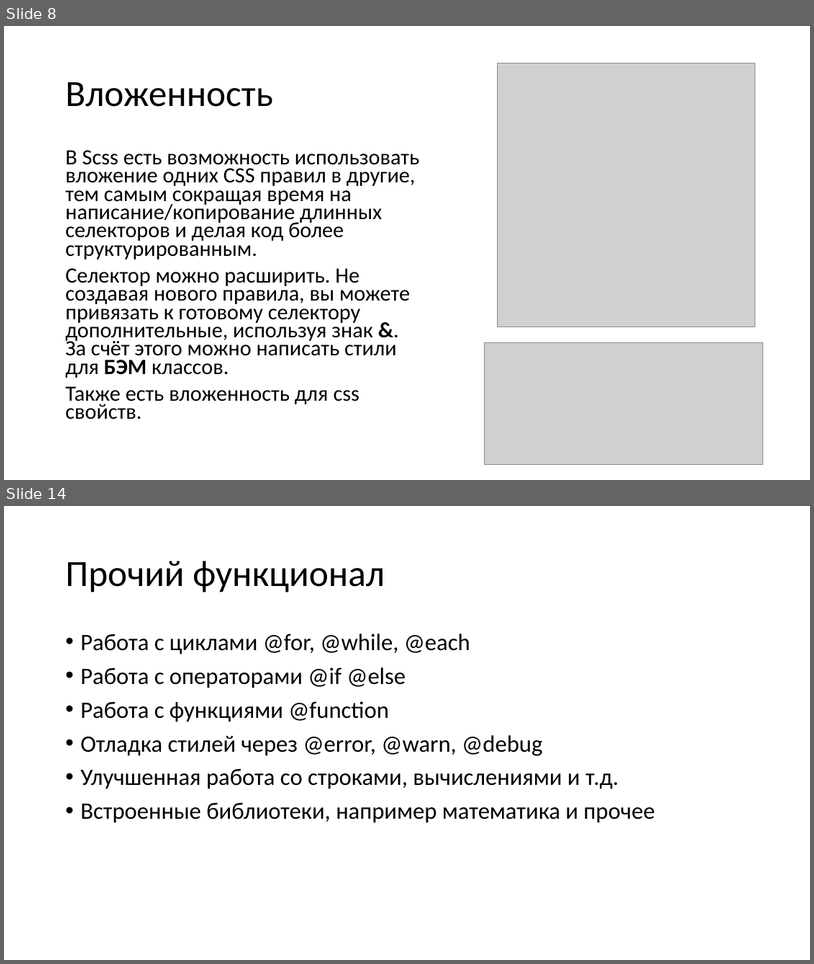
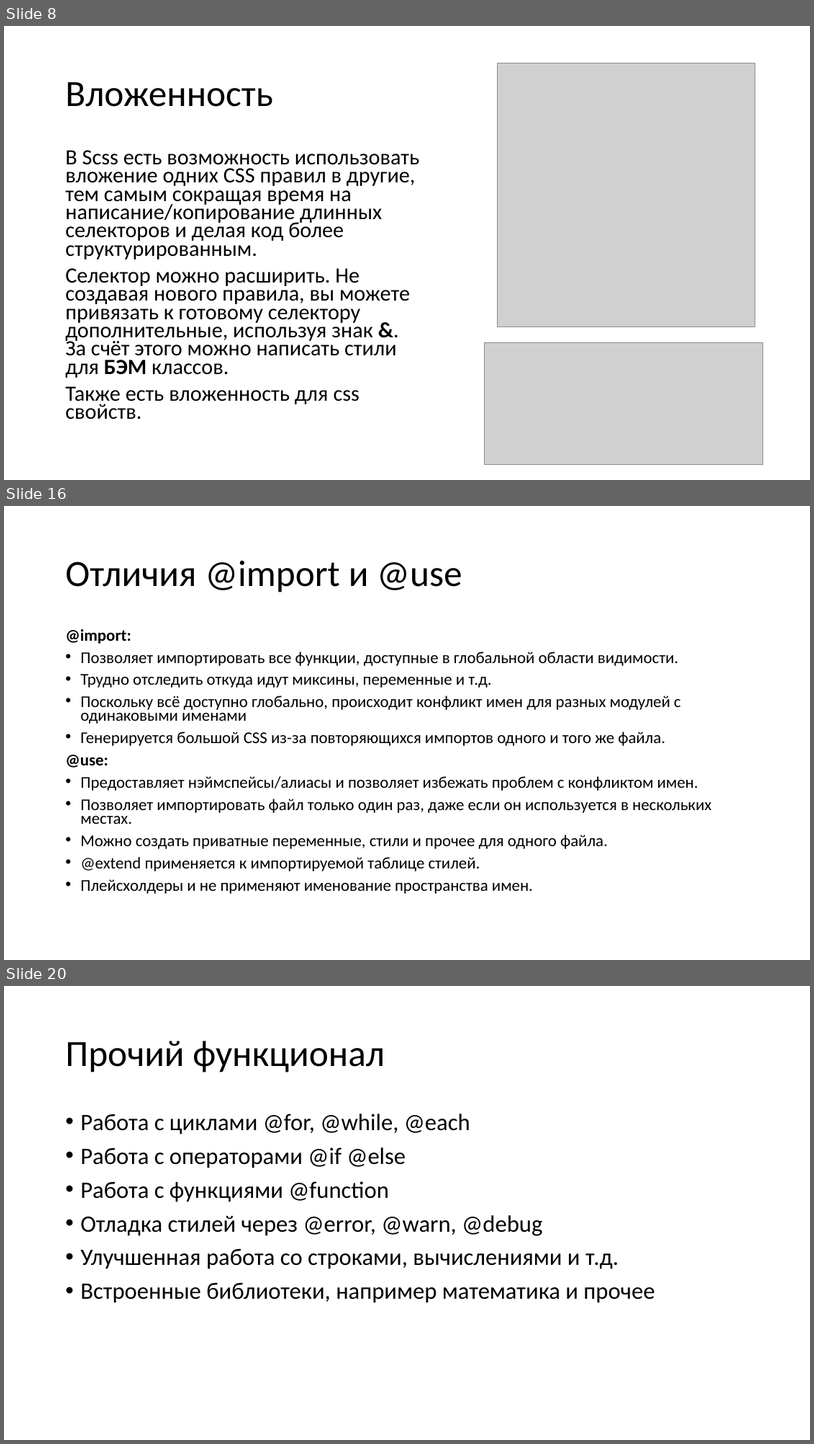
Before and after one commit to TalantRys/scss-study, a slide deck: sass.pptx. Shown one above the other, each under a label of ours: slides 8 and 14 before the commit, slides 8, 16 and 20 after it; the slides between them are not shown. The pictures are 814x964 and 814x1444 pixels, drawn with LibreOffice and Linux fonts; fonts in the diff are those of the drawing; grey boxes stand for pictures. Boxes give left, top, right and bottom in pixels: in the first picture for what was removed or moved away, otherwise in the second. Text is boxed around its words. In the diff, an @@ line names an element or a change of style, - is before the commit and + after.

```diff
--- a/sass.pptx
+++ b/sass.pptx
@@ slide 16 added at (4,506,810,960), background #FFFFFF @@
@@ title added at (65,560,462,592), 44 pt, text #000000 @@
+Отличия @import и @use
@@ text added at (65,629,712,893), 19.6 pt, text #000000 @@
+@import:
+• Позволяет импортировать все функции, доступные в глобальной области видимости.
+• Трудно отследить откуда идут миксины, переменные и т.д.
+• Поскольку всё доступно глобально, происходит конфликт имен для разных модулей с одинаковыми именами
+• Генерируется большой CSS из-за повторяющихся импортов одного и того же файла.
+@use:
+• Предоставляет нэймспейсы/алиасы и позволяет избежать проблем с конфликтом имен.
+• Позволяет импортировать файл только один раз, даже если он используется в нескольких местах.
+• Можно создать приватные переменные, стили и прочее для одного файла.
+• @extend применяется к импортируемой таблице стилей.
+• Плейсхолдеры и не применяют именование пространства имен.
@@ what was slide 14 is now slide 20 @@
```
Also in this commit, not shown: 6 slides changed, 6 other slides added.
